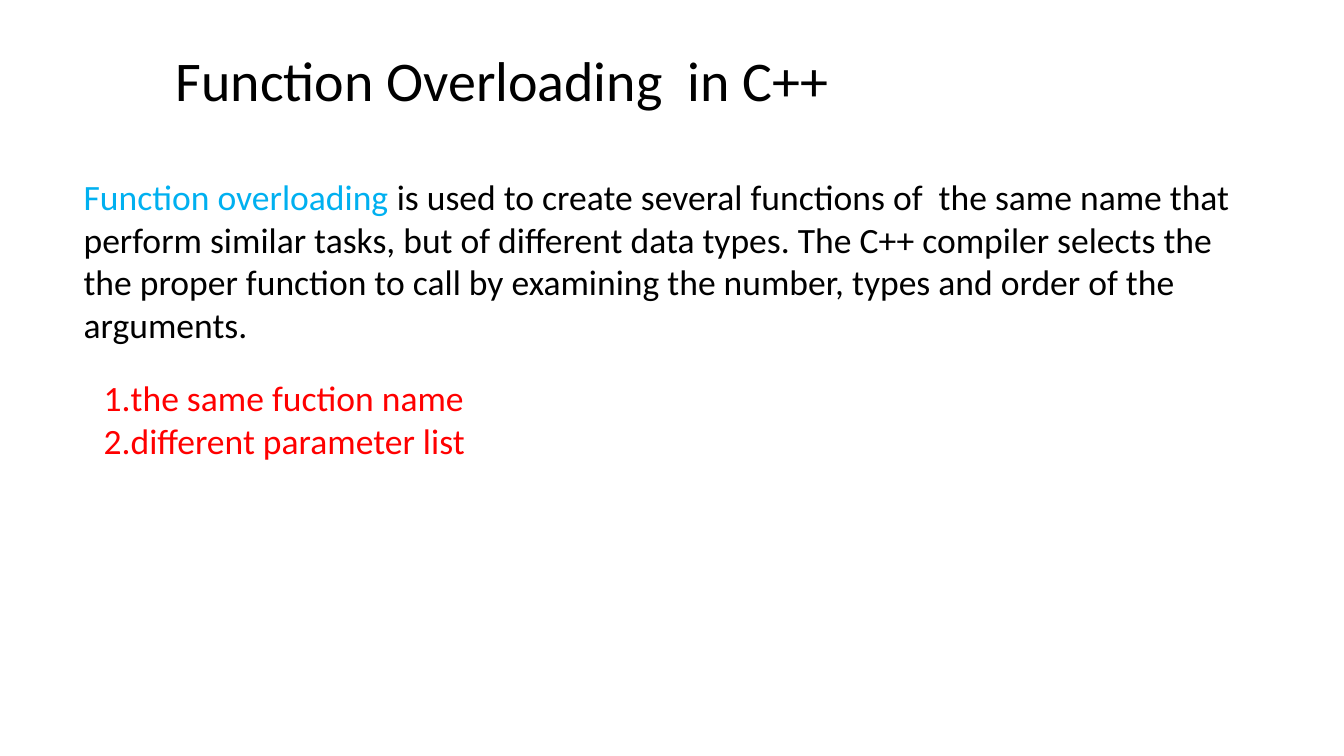
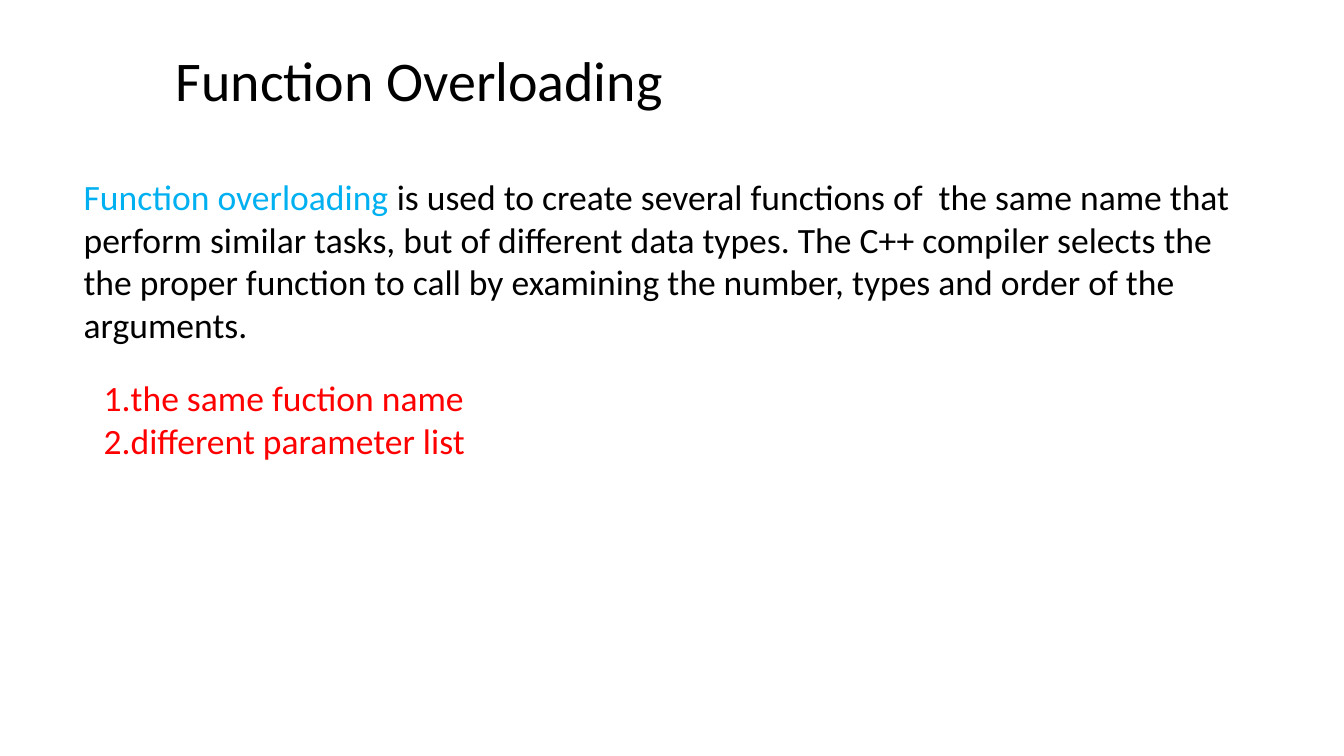
Before and after one commit to ShiqiYu/CPP, a slide deck: slide 4 of week07/Lab07.pptx. Drawn at 1344x756 pixels with LibreOffice and Linux fonts; fonts in the diff are those of the drawing; background and template pictures are left out. Boxes give left, top, right and bottom in pixels: in the first picture for what was removed or moved away, otherwise in the second. Text is boxed around its words. In the diff, an @@ line names an element or a change of style, - is before the commit and + after.

```diff
--- a/week07/Lab07.pptx
+++ b/week07/Lab07.pptx
@@ title at box(176, 62, 662, 111): text changed @@
-Function Overloading in C++
+Function Overloading
```
Also in this commit, not shown: 5 other slides changed, 4 slides added, 2 slides removed, 1 other file.
